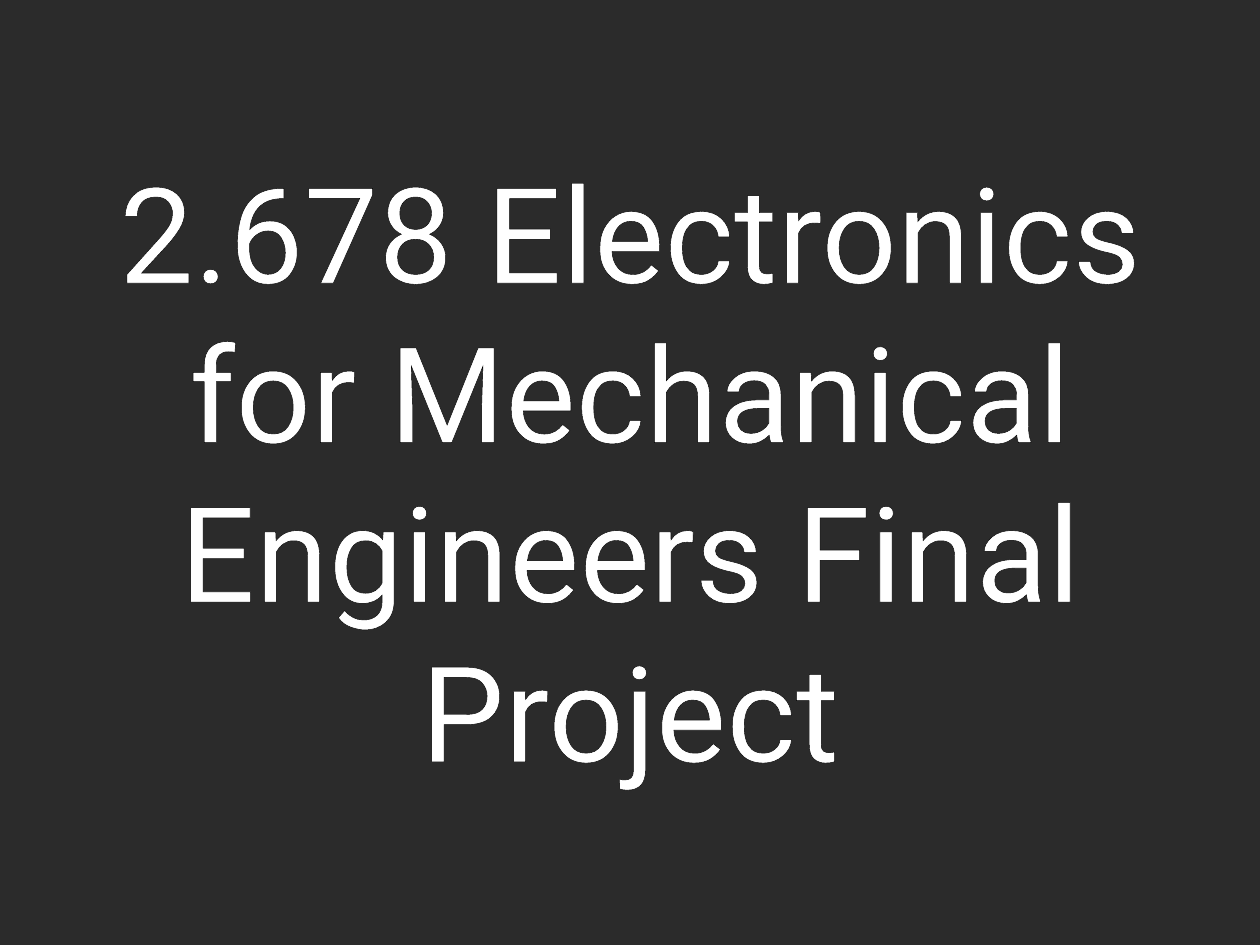
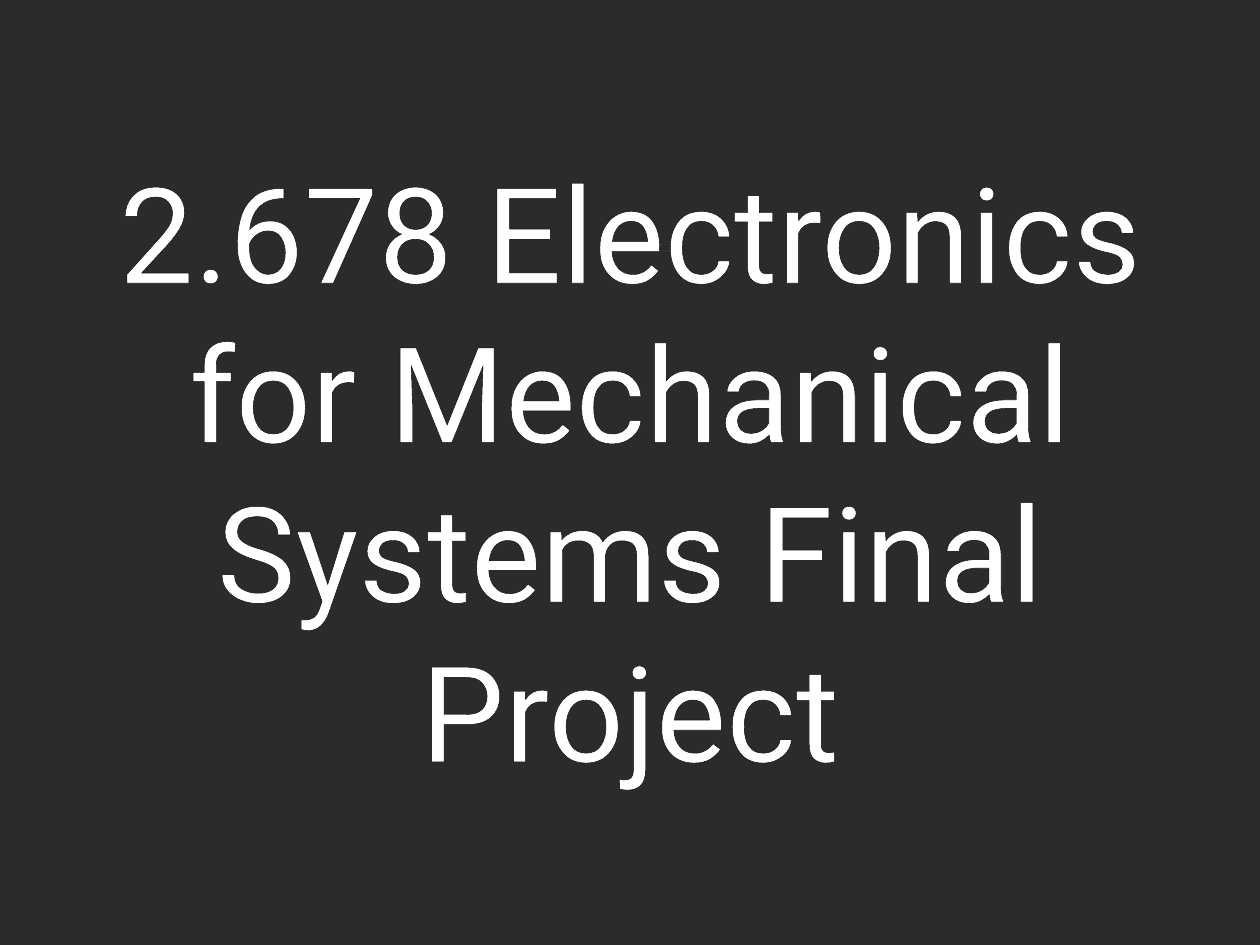
Before and after one commit to jasmin-palmer/jasmin-palmer.github.io, a slide deck: slide 16 of PowerPoint Files/Gallery Image Editing.pptx. Drawn at 1260x945 pixels with LibreOffice and Linux fonts; fonts in the diff are those of the drawing; background and template pictures are left out; a plain dark background stands for a picture behind light text. Boxes give left, top, right and bottom in pixels: in the first picture for what was removed or moved away, otherwise in the second. Text is boxed around its words. In the diff, an @@ line names an element or a change of style, - is before the commit and + after.

Commit message:
Update and Reformat Project Pages

```diff
--- a/PowerPoint Files/Gallery Image Editing.pptx
+++ b/PowerPoint Files/Gallery Image Editing.pptx
@@ text at <box>119,183,1141,790</box>: text changed @@
-2.678 Electronics for Mechanical Engineers Final Project
+2.678 Electronics for Mechanical Systems Final Project
```
Also in this commit, not shown: 15 other files.
